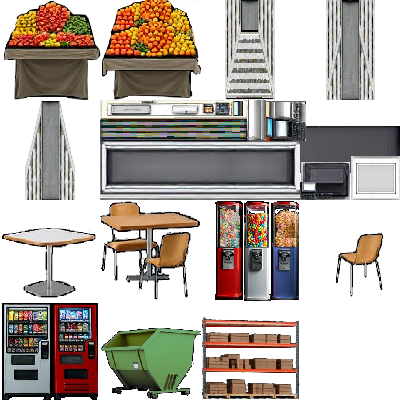
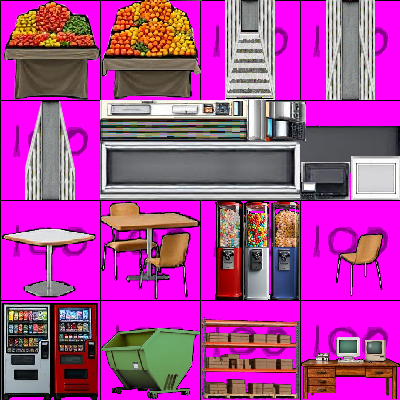
Before/after of a 400 × 400 layered artwork. What changed in the layer stack:
painted on "decorsprite" over [244, 300, 400, 399]
showed "Background" over [0, 0, 400, 400]
